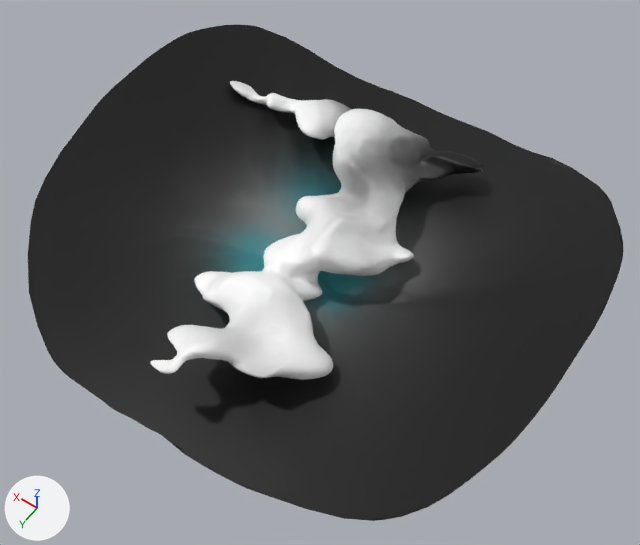
The glTF model assets/models/nebulas/nebula_1.glb as it was, and as the next commit left it.
Before and after are seen from a 50 mm camera at (-7.86, 10.83, 16.09) aimed at (-0.55, 0.6, 0.02). The axes (+X, +Y, +Z) are drawn at lower left. The lights are the same throughout. The first picture is the older version.

Names of what the first picture shows: 'Nebula1', 'Nebula_transparent1'.
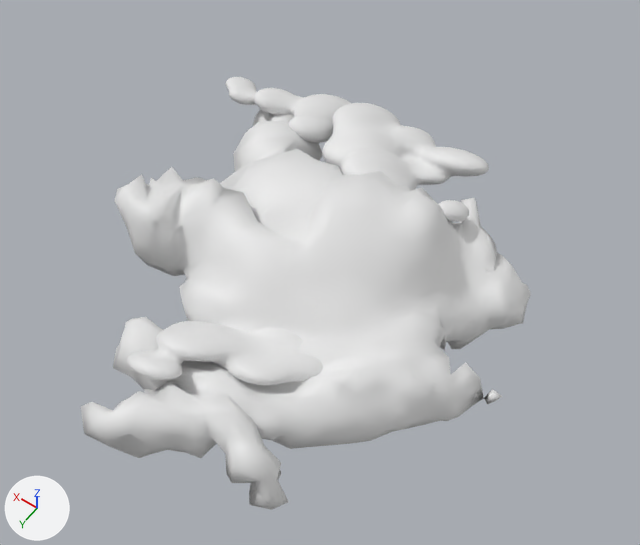
Where the change shows, as pixel boxes (x1, y1, x2, y2) in the pictures (640 x 545 px):
'Nebula1', deleted
    before: (28, 25, 623, 521)
'Icosphere', added
    after: (81, 109, 531, 510)
'Nebula_transparent1', reshaped, moved, turned, rescaled
    before: (150, 81, 484, 380)
    after: (127, 77, 489, 386)

Diff of the bpy script that builds the scene:
```diff
--- a/assets/models/nebulas/nebula_1.glb.py
+++ b/assets/models/nebulas/nebula_1.glb.py
@@ me_plane @@
 # used by ob_nebula_transparent1; location = (0.4, 1.22, -0.22)
-me_plane.from_pydata(...)  # 17975 vertices, 35942 faces; spans x -2.8..4.21, y -5.49..3.96, z -0.07..1.62
-me_plane.materials.append(mat_defaultmaterial_001)
+me_plane.from_pydata(...)  # 10464 vertices, 20916 faces; spans x -1.95..5.82, y -8.47..12.55, z -3.28..7.55
+# me_plane part 1: 17975 vertices removed from x -2.8..4.21, y -5.49..3.96, z -0.07..1.62; 10464 vertices added at x -1.95..5.82, y -8.47..12.55, z -3.28..7.55
@@ me_icosphere @@
+me_icosphere.from_pydata(...)  # 910 vertices, 1814 faces; spans x -5.52..3.93, y -3.26..6.88, z -1.9..2.48
@@ ob_nebula1 @@
-ob_nebula1 = bpy.data.objects.new('Nebula1', me_landscape)
-ob_nebula1.location = (0.0, 0.0, -1.31)
-ob_nebula1.rotation_euler = (0.0, 0.0, 3.142)  # degrees (0, 0, 180)
-ob_nebula1.scale = (-1.0, -1.0, -1.0)
@@ ob_nebula_transparent1 @@
 ob_nebula_transparent1 = bpy.data.objects.new('Nebula_transparent1', me_plane)
-ob_nebula_transparent1.location = (0.4, 1.22, -0.22)
+ob_nebula_transparent1.location = (2.0, 0.0, 0.2)
+ob_nebula_transparent1.rotation_euler = (-2.967, -0.175, 0.349)  # degrees (-170, -10, 20)
+ob_nebula_transparent1.scale = (-0.901, -0.476, -0.277)
@@ ob_icosphere @@
+ob_icosphere = bpy.data.objects.new('Icosphere', me_icosphere)
+ob_icosphere.location = (0.0, 0.0, 0.0)
```
